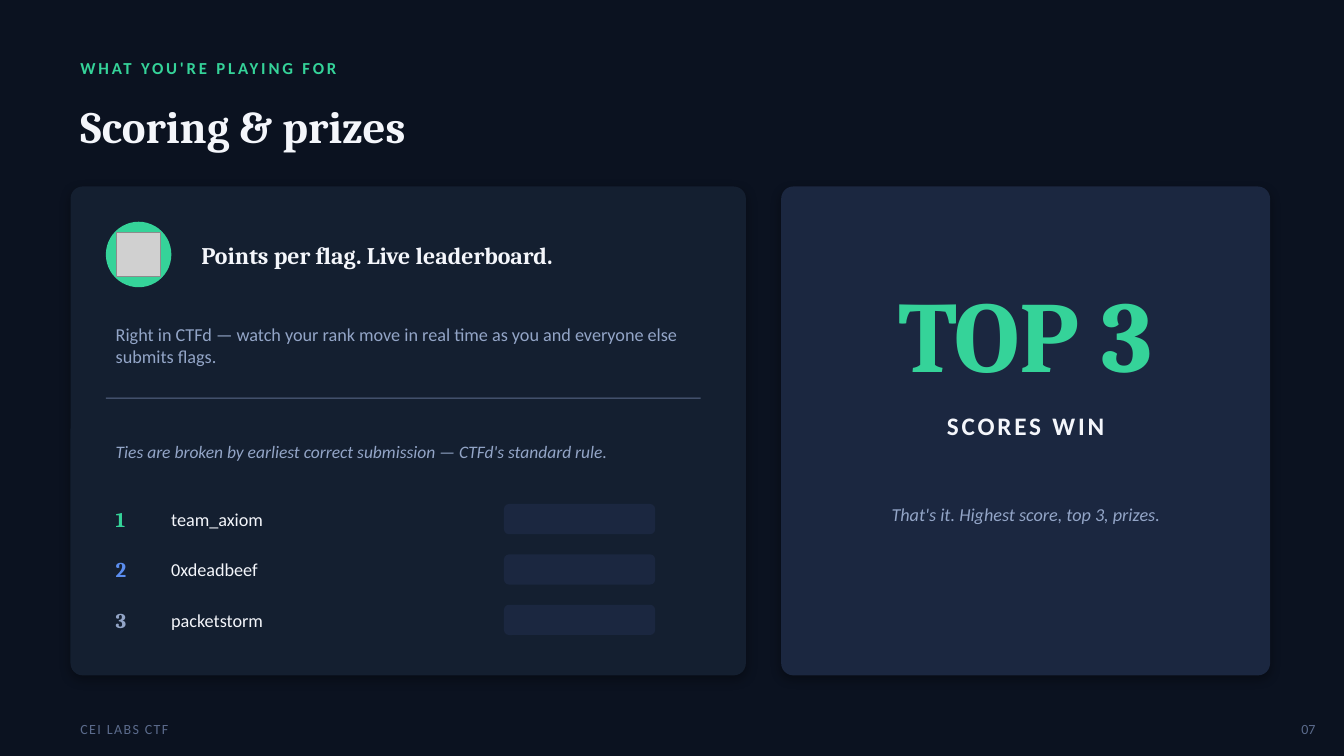
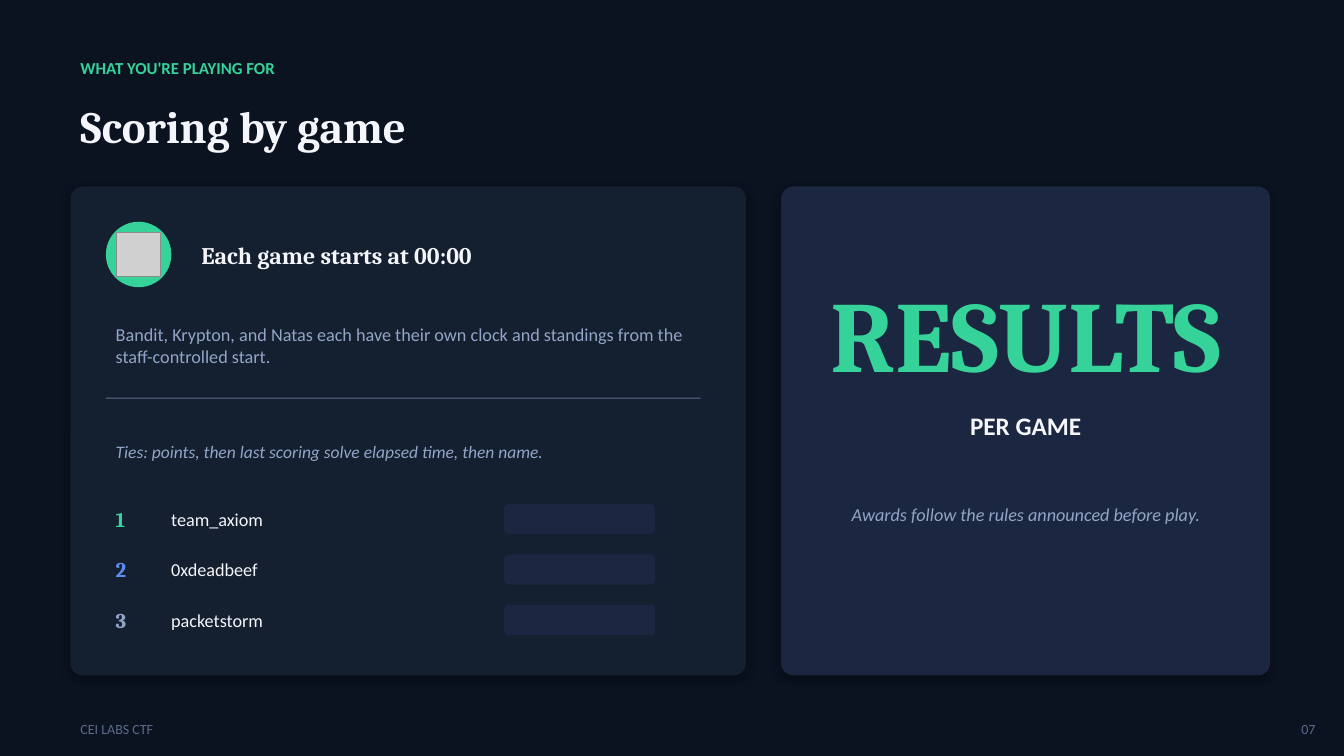
Before and after one commit to stoptalkingishh/cei-labs-event, a slide deck: slide 7 of presentation/CEI-Labs-CTF-Kickoff.pptx. Drawn at 1344x756 pixels with LibreOffice and Linux fonts; fonts in the diff are those of the drawing; grey boxes stand for pictures. Boxes give left, top, right and bottom in pixels: in the first picture for what was removed or moved away, otherwise in the second. Text is boxed around its words. In the diff, an @@ line names an element or a change of style, - is before the commit and + after.

```diff
--- a/presentation/CEI-Labs-CTF-Kickoff.pptx
+++ b/presentation/CEI-Labs-CTF-Kickoff.pptx
@@ text "WHAT YOU'RE PLAYING FOR" at (x1=80, y1=62, x2=274, y2=74): letter spacing 2 to 0 pt @@
@@ text at (x1=80, y1=112, x2=406, y2=153): text changed @@
-Scoring & prizes
+Scoring by game
@@ text at (x1=201, y1=247, x2=471, y2=269): text changed @@
-Points per flag. Live leaderboard.
+Each game starts at 00:00
@@ text at (x1=116, y1=328, x2=683, y2=363): text changed @@
-Right in CTFd — watch your rank move in real time as you and everyone else submits flags.
+Bandit, Krypton, and Natas each have their own clock and standings from the staff-controlled start.
@@ text at (x1=831, y1=304, x2=1221, y2=373): text changed @@
-TOP 3
+RESULTS
@@ text at (x1=970, y1=418, x2=1082, y2=435): text changed @@
-SCORES WIN
+PER GAME
@@ text at (x1=116, y1=446, x2=543, y2=461): text changed @@
-Ties are broken by earliest correct submission — CTFd's standard rule.
+Ties: points, then last scoring solve elapsed time, then name.
@@ text at (x1=852, y1=508, x2=1200, y2=524): text changed @@
-That's it. Highest score, top 3, prizes.
+Awards follow the rules announced before play.
@@ text "CEI LABS CTF" at (x1=80, y1=725, x2=153, y2=734): letter spacing 1 to 0 pt @@
```
Also in this commit, not shown: 8 other slides changed, 3 other files.
